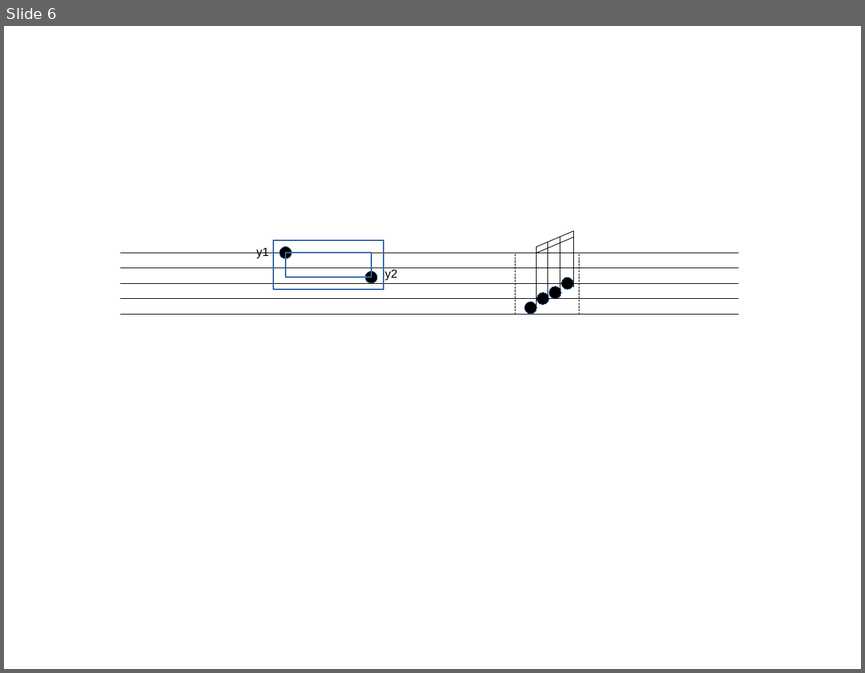
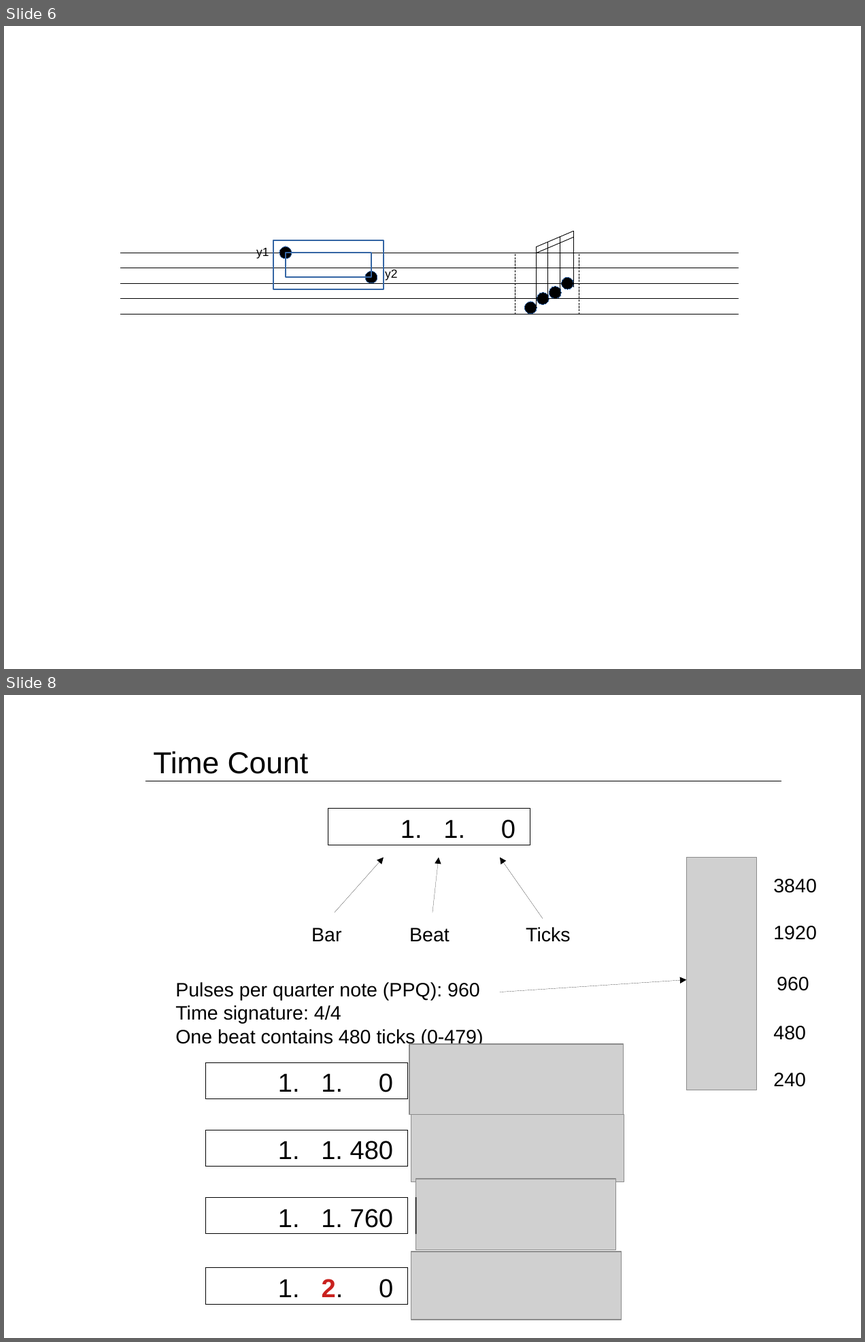
Before and after one commit to jwuert/score, a slide deck: doc/score.odp. Shown one above the other, each under a label of ours: slide 6 before the commit, slides 6 and 8 after it; the slides between them are not shown. The pictures are 865x673 and 865x1342 pixels, drawn with LibreOffice and Linux fonts; fonts in the diff are those of the drawing; grey boxes stand for pictures. Boxes give left, top, right and bottom in pixels: in the first picture for what was removed or moved away, otherwise in the second. Text is boxed around its words. In the diff, an @@ line names an element or a change of style, - is before the commit and + after.

```diff
--- a/doc/score.odp
+++ b/doc/score.odp
@@ slide 8 added at <box>4,695,861,1338</box>, background #FFFFFF @@
@@ text added at <box>153,751,308,774</box>, 28 pt, text #000000 @@
+Time Count
@@ line added from (145, 781) to (781, 781), #000000 0 pt @@
@@ rectangle added at <box>328,809,530,845</box>, outline #000000 0 pt, 24 pt, text #000000 @@
+1. 1. 0
@@ group added at <box>311,858,570,942</box>: 3 texts, 3 arrows @@
+Bar
+Beat
+Ticks
@@ picture added at <box>687,858,757,1090</box> @@
@@ text added at <box>773,879,817,940</box>, 18 pt, text #000000 @@
+3840
+1920
@@ arrow added from (500, 992) to (687, 979), #000000 0 pt @@
@@ text added at <box>776,977,809,991</box>, 18 pt, text #000000 @@
+960
@@ text added at <box>175,982,483,1047</box>, 18 pt, text #000000 @@
+Pulses per quarter note (PPQ): 960
+Time signature: 4/4
+One beat contains 480 ticks (0-479)
@@ text added at <box>773,1025,806,1087</box>, 18 pt, text #000000 @@
+480
+240
@@ picture added at <box>409,1044,623,1115</box> @@
@@ rectangle added at <box>206,1062,409,1098</box>, outline #000000 0 pt, 24 pt, text #000000 @@
+1. 1. 0
@@ picture added at <box>411,1115,624,1182</box> @@
@@ rectangle added at <box>206,1130,409,1166</box>, outline #000000 0 pt, 24 pt, text #000000 @@
+1. 1. 480
@@ picture added at <box>416,1178,616,1250</box> @@
@@ rectangle added at <box>206,1198,409,1234</box>, outline #000000 0 pt, 24 pt, text #000000 @@
+1. 1. 760
@@ line added from (416, 1198) to (416, 1234), #000000 0.99 pt @@
@@ picture added at <box>411,1252,622,1319</box> @@
@@ rectangle added at <box>206,1268,409,1304</box>, outline #000000 0 pt, 24 pt, text #000000 @@
+1. 2. 0
```
Also in this commit, not shown: 1 slide changed, 1 other slide added, 13 other files.
